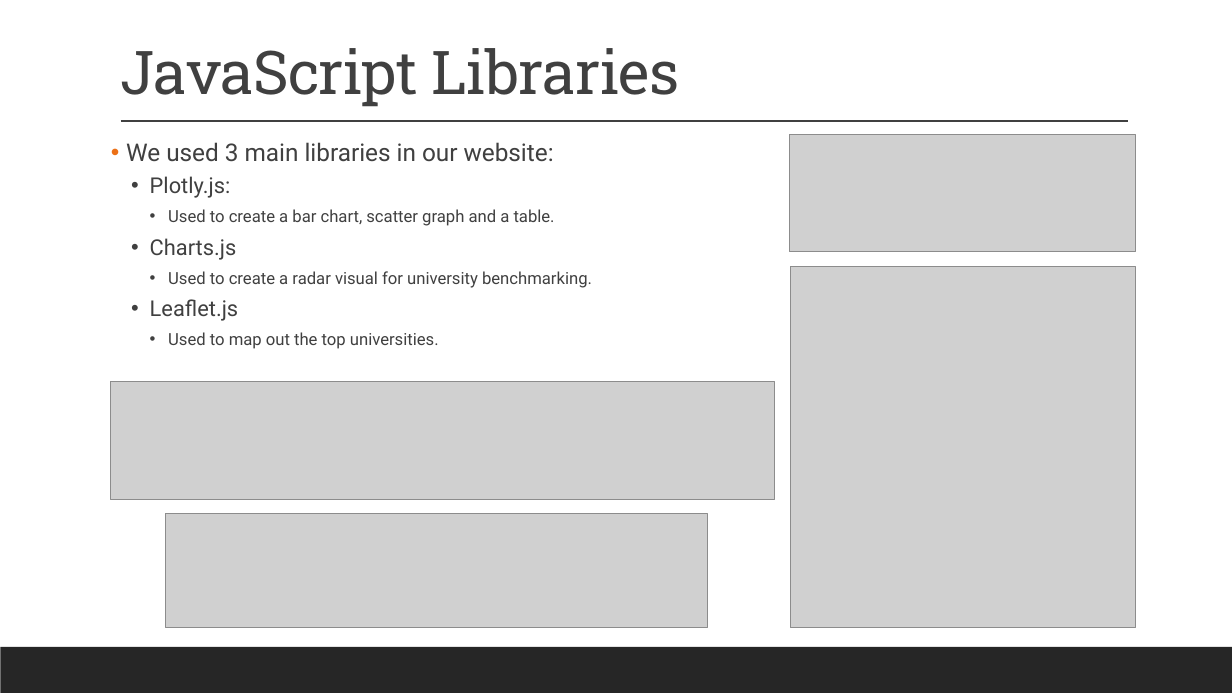
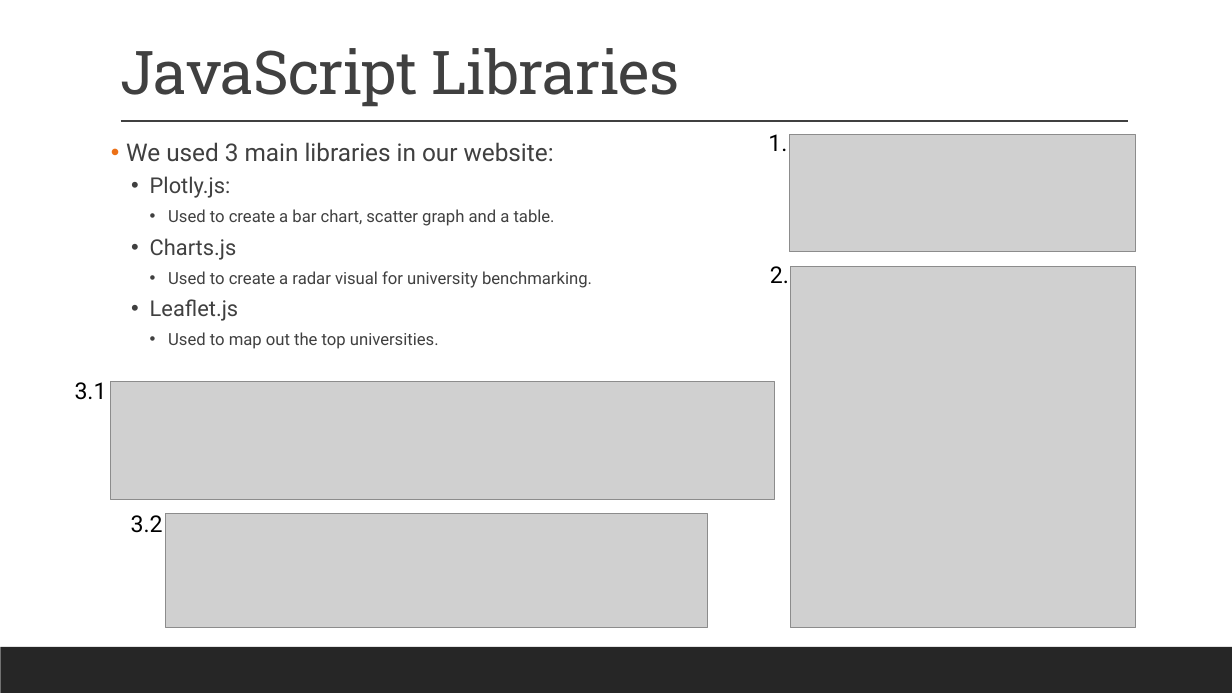
Before and after one commit to Chadi272/Project_3_Path_Finders, a slide deck: slide 12 of Path Finders.pptx (slide 10 before the commit). Drawn at 1232x693 pixels with LibreOffice and Linux fonts; fonts in the diff are those of the drawing; grey boxes stand for pictures. Boxes give left, top, right and bottom in pixels: in the first picture for what was removed or moved away, otherwise in the second. Text is boxed around its words. In the diff, an @@ line names an element or a change of style, - is before the commit and + after.

```diff
--- a/Path Finders.pptx
+++ b/Path Finders.pptx
@@ text added at <box>768,134,787,151</box>, 18 pt, text #000000 @@
+1.
@@ text added at <box>770,266,789,283</box>, 18 pt, text #000000 @@
+2.
@@ text added at <box>75,382,107,400</box>, 18 pt, text #000000 @@
+3.1
@@ text added at <box>131,515,163,533</box>, 18 pt, text #000000 @@
+3.2
```
Also in this commit, not shown: 6 other slides changed, 2 slides added, 3 other files.
